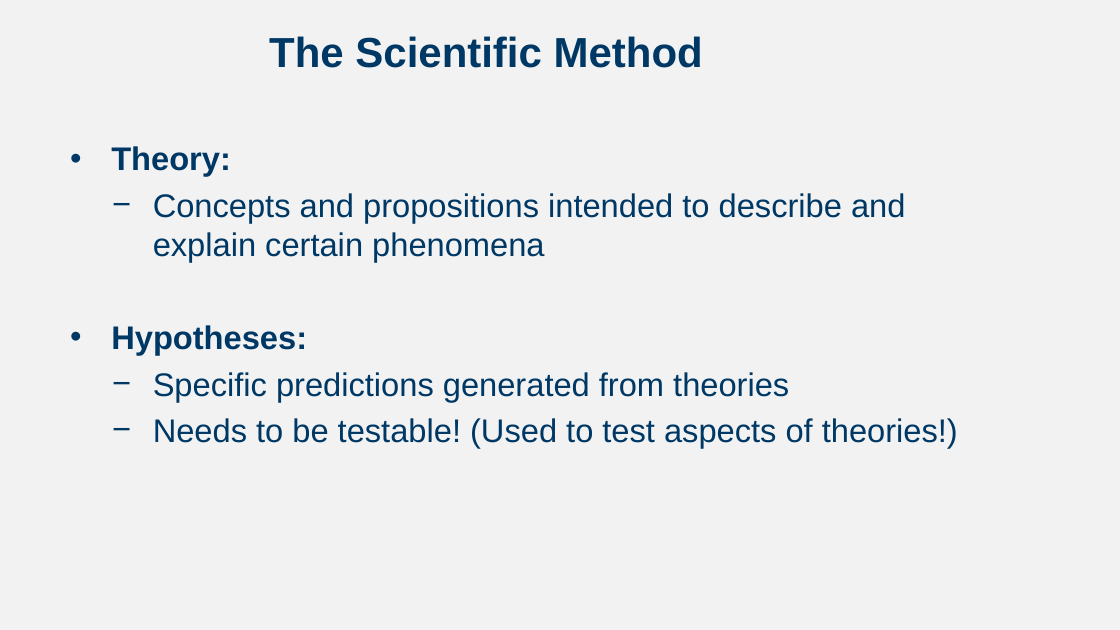
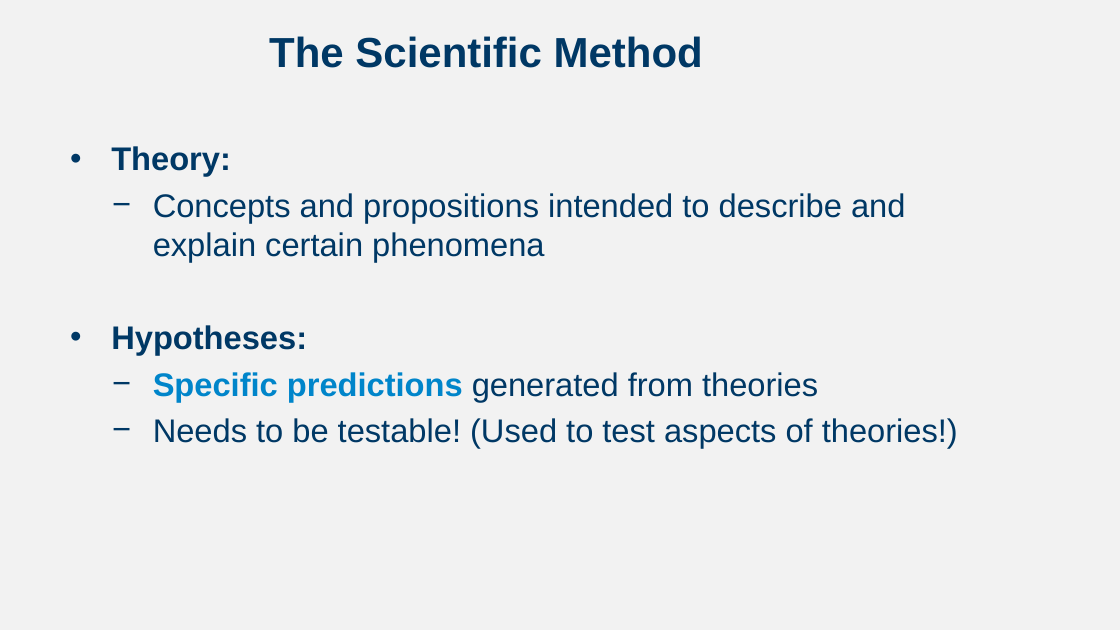
Before and after one commit to npm27/Teaching-Materials, a slide deck: slide 15 of Developmental Fall 23/Slides/Chapter 1.pptx. Drawn at 1120x630 pixels with LibreOffice and Linux fonts; fonts in the diff are those of the drawing. Boxes give left, top, right and bottom in pixels: in the first picture for what was removed or moved away, otherwise in the second. Text is boxed around its words. In the diff, an @@ line names an element or a change of style, - is before the commit and + after.

```diff
--- a/Developmental Fall 23/Slides/Chapter 1.pptx
+++ b/Developmental Fall 23/Slides/Chapter 1.pptx
@@ text at box(153, 372, 818, 402): text colour #003865 to #0085CA, bold on in "Specific predictions" @@
```
Also in this commit, not shown: 6 other slides changed.
